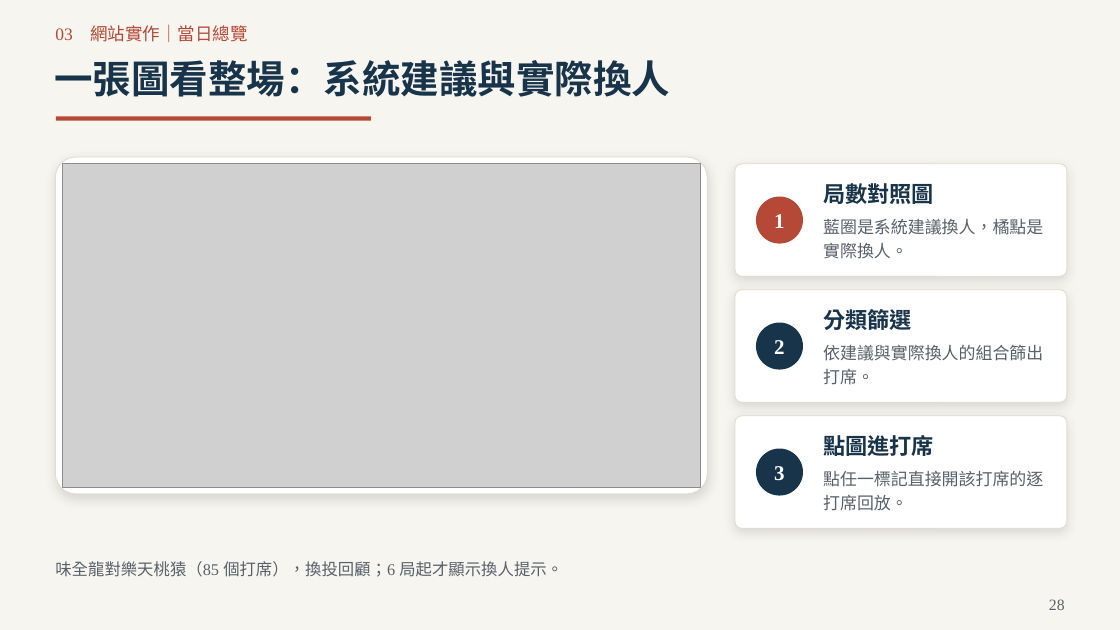
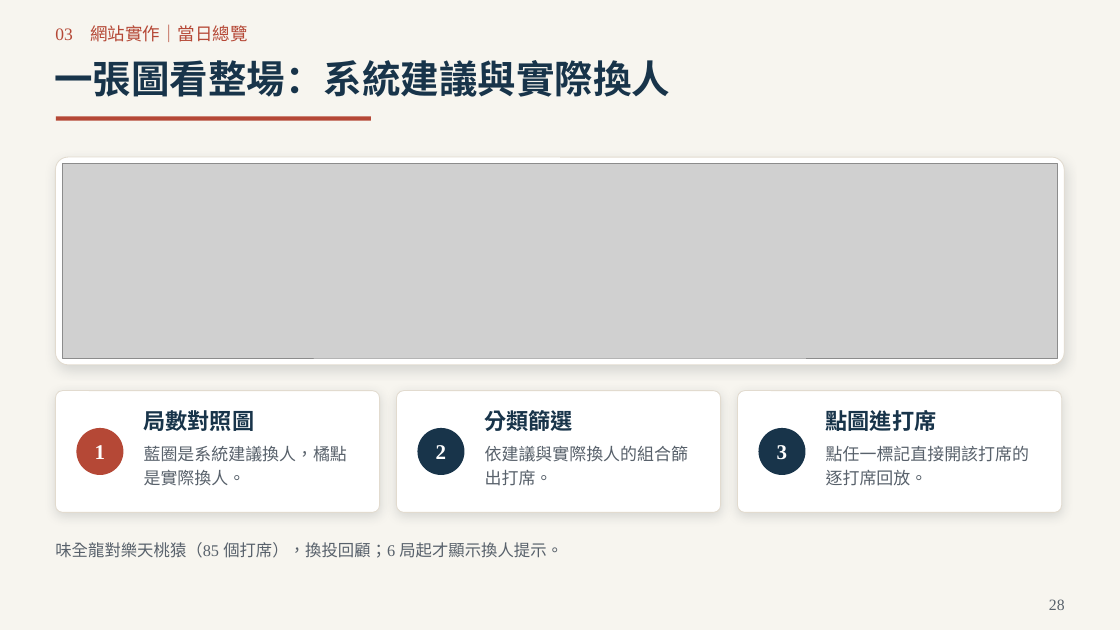
Before and after one commit to Da-Xiong-Chen/baseball_project, a slide deck: slide 28 of presentations/competition-2026/sync-20261115/一球兩面_臨場用人決策_2026球季版_38頁.pptx. Drawn at 1120x630 pixels with LibreOffice and Linux fonts; fonts in the diff are those of the drawing; grey boxes stand for pictures. Boxes give left, top, right and bottom in pixels: in the first picture for what was removed or moved away, otherwise in the second. Text is boxed around its words. In the diff, an @@ line names an element or a change of style, - is before the commit and + after.

```diff
--- a/presentations/competition-2026/sync-20261115/一球兩面_臨場用人決策_2026球季版_38頁.pptx
+++ b/presentations/competition-2026/sync-20261115/一球兩面_臨場用人決策_2026球季版_38頁.pptx
@@ rounded rectangle: place and size @@
-rounded rectangle at [55, 157, 707, 494]
+rounded rectangle at [55, 157, 1065, 365]
@@ picture: place and size @@
-picture at [62, 164, 701, 487]
+picture at [62, 164, 1058, 358]
@@ rounded rectangle: place and size @@
-rounded rectangle at [735, 164, 1067, 276]
+rounded rectangle at [55, 391, 380, 513]
@@ text "局數對照圖": place and size @@
-text "局數對照圖" at [823, 180, 934, 208]
+text "局數對照圖" at [144, 407, 255, 435]
@@ rounded rectangle: place and size @@
-rounded rectangle at [735, 290, 1067, 402]
+rounded rectangle at [397, 391, 721, 513]
@@ text "分類篩選": place and size @@
-text "分類篩選" at [823, 309, 911, 330]
+text "分類篩選" at [485, 410, 573, 431]
@@ rounded rectangle: place and size @@
-rounded rectangle at [735, 416, 1067, 528]
+rounded rectangle at [738, 391, 1062, 513]
@@ text "點圖進打席": place and size @@
-text "點圖進打席" at [823, 435, 934, 456]
+text "點圖進打席" at [826, 410, 937, 431]
@@ ellipse "1": place and size @@
-ellipse "1" at [756, 197, 803, 244]
+ellipse "1" at [76, 428, 124, 475]
@@ text "藍圈是系統建議換人，橘點是實際換人。" rewrapped from [823, 219, 1043, 259] to [144, 446, 347, 486] @@
@@ ellipse "2": place and size @@
-ellipse "2" at [756, 323, 803, 370]
+ellipse "2" at [418, 428, 465, 475]
@@ text "依建議與實際換人的組合篩出打席。" rewrapped from [823, 345, 1043, 385] to [485, 446, 688, 486] @@
@@ ellipse "3": place and size @@
-ellipse "3" at [756, 449, 803, 496]
+ellipse "3" at [759, 428, 806, 475]
@@ text "點任一標記直接開該打席的逐打席回放。" rewrapped from [823, 471, 1043, 511] to [826, 446, 1029, 486] @@
@@ text "味全龍對樂天桃猿（85 個打席），換投回顧；6 局起才顯示換人提示。": place and size @@
-text "味全龍對樂天桃猿（85 個打席），換投回顧；6 局起才顯示換人提示。" at [55, 561, 563, 577]
+text "味全龍對樂天桃猿（85 個打席），換投回顧；6 局起才顯示換人提示。" at [55, 542, 563, 558]
```
Also in this commit, not shown: 11 other slides changed, 2 other files.
